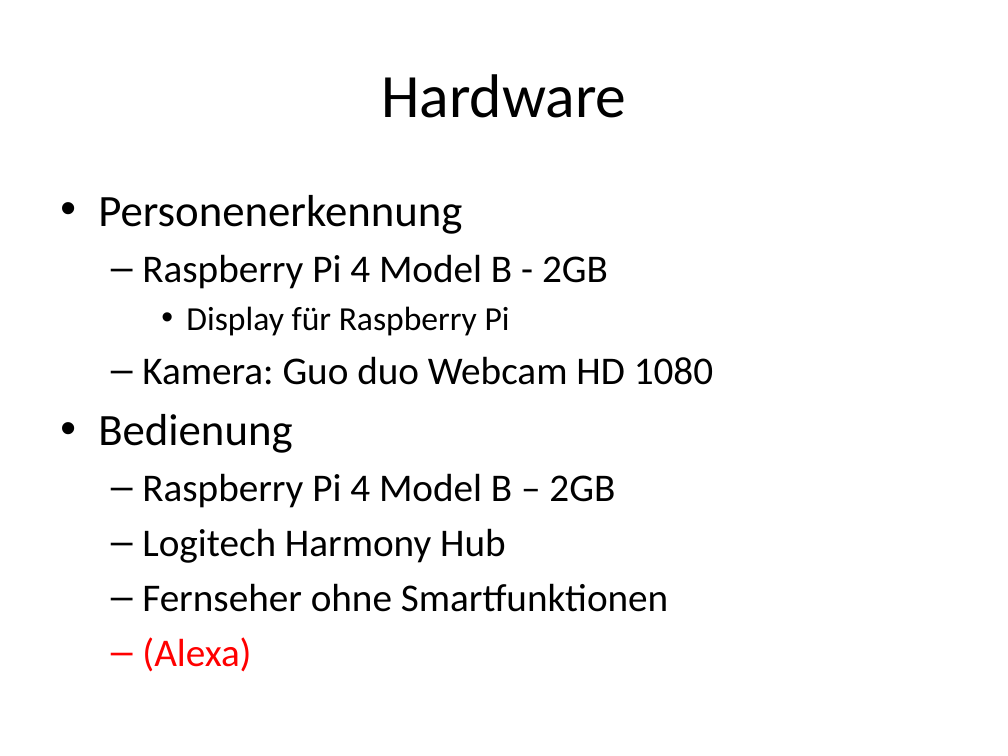
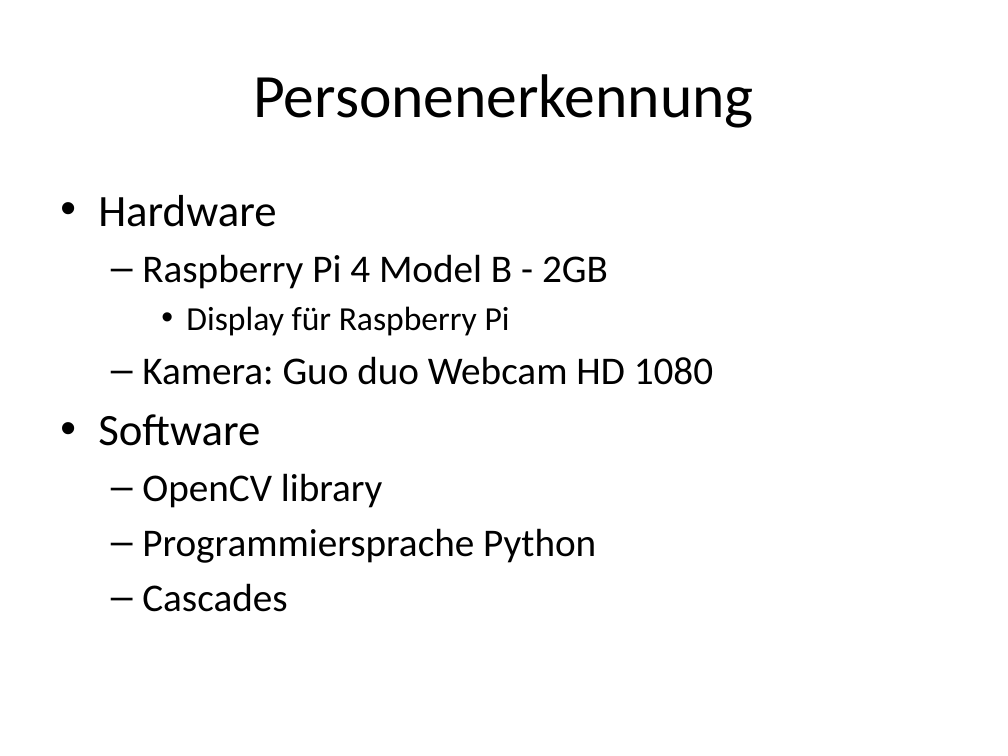
Before and after one commit to abdo643-HULK/Home-Automation-Sem3, a slide deck: slide 6 of Documentation/ProjectDocumentation/Presentation.pptx. Drawn at 1008x756 pixels with LibreOffice and Linux fonts; fonts in the diff are those of the drawing. Boxes give left, top, right and bottom in pixels: in the first picture for what was removed or moved away, otherwise in the second. Text is boxed around its words. In the diff, an @@ line names an element or a change of style, - is before the commit and + after.

Commit message:
presentation

```diff
--- a/Documentation/ProjectDocumentation/Presentation.pptx
+++ b/Documentation/ProjectDocumentation/Presentation.pptx
@@ title at (253,74,754,128): text changed @@
-Hardware
+Personenerkennung
@@ text at (98,195,276,227): text changed @@
-• Personenerkennung
+• Hardware
@@ text at (98,414,596,612): text changed @@
-• Bedienung
-  – Raspberry Pi 4 Model B – 2GB
-  – Logitech Harmony Hub
-  – Fernseher ohne Smartfunktionen
-  – (Alexa)
+• Software
+  – OpenCV library
+  – Programmiersprache Python
+  – Cascades
```
Also in this commit, not shown: 1 other slide changed, 4 slides added, 1 slide removed.
